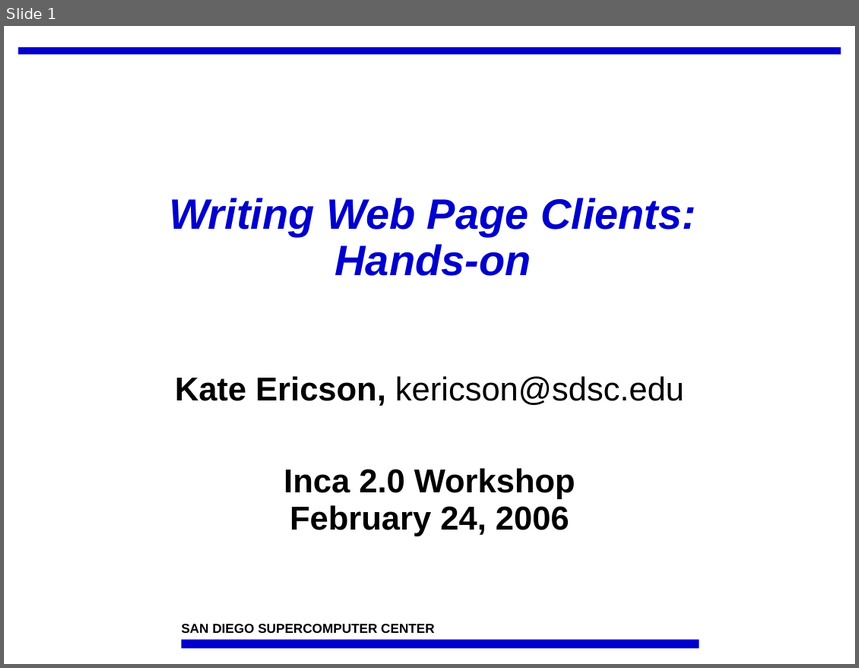
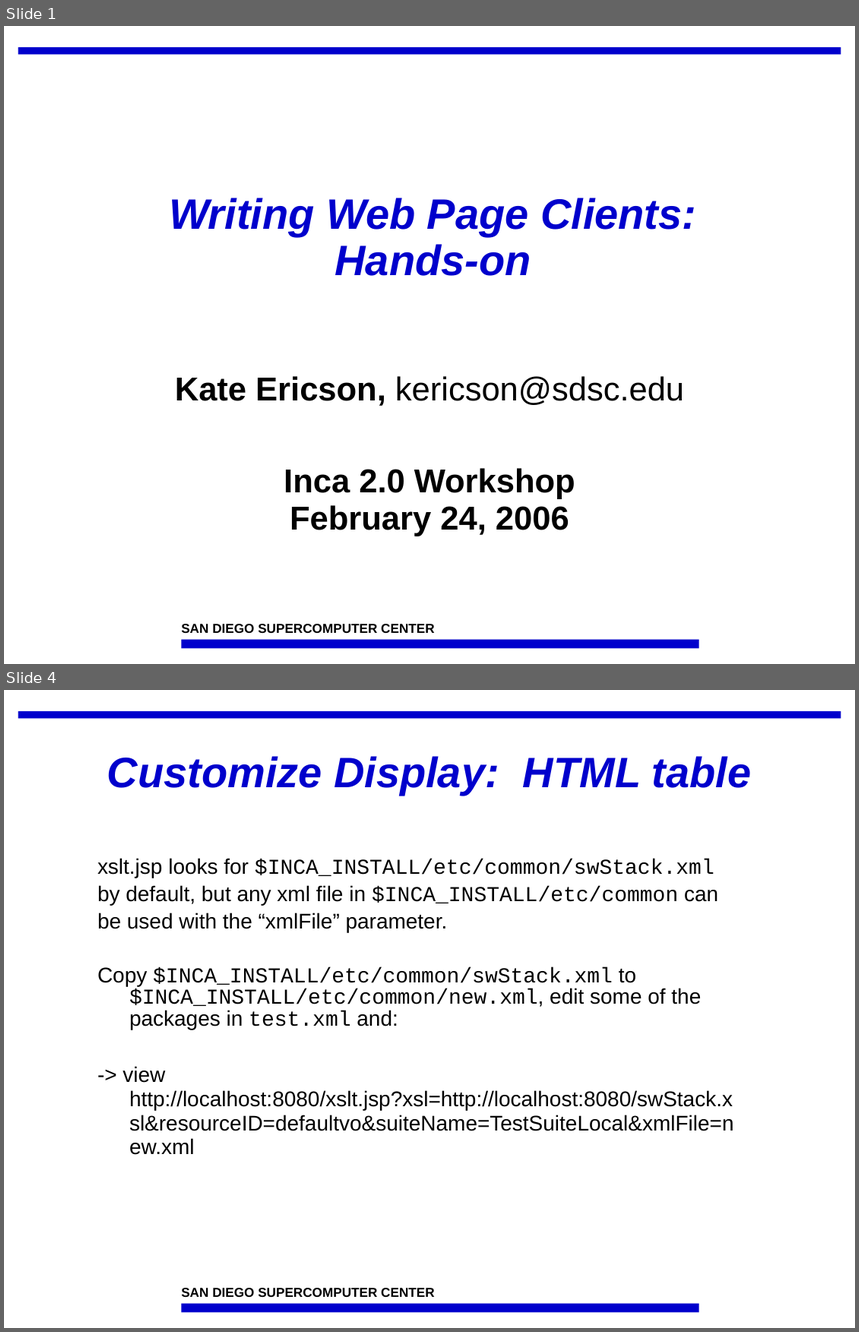
Before and after one commit to IncaProject/inca-xsede, a slide deck: talks/feb-06-workshop/dataConsumersHandsOn.ppt. Shown one above the other, each under a label of ours: slide 1 before the commit, slides 1 and 4 after it; the slides between them are not shown. The pictures are 859x668 and 859x1332 pixels, drawn with LibreOffice and Linux fonts; fonts in the diff are those of the drawing; background and template pictures are left out. Boxes give left, top, right and bottom in pixels: in the first picture for what was removed or moved away, otherwise in the second. Text is boxed around its words. In the diff, an @@ line names an element or a change of style, - is before the commit and + after.

```diff
--- a/talks/feb-06-workshop/dataConsumersHandsOn.ppt
+++ b/talks/feb-06-workshop/dataConsumersHandsOn.ppt
@@ slide 4 added at box(4, 690, 855, 1328), background #FFFFFF; not listed: 3 template elements that a slide beside it also shows @@
@@ title added at box(107, 756, 752, 795), 36 pt, text #0000CC, bold, italic @@
+Customize Display: HTML table
@@ text added at box(97, 858, 734, 1155), 18 pt, text #000000 @@
+xslt.jsp looks for $INCA_INSTALL/etc/common/swStack.xml
+by default, but any xml file in $INCA_INSTALL/etc/common can
+be used with the “xmlFile” parameter.
+Copy $INCA_INSTALL/etc/common/swStack.xml to $INCA_INSTALL/etc/common/new.xml, edit some of the packages in test.xml and:
+-> view http://localhost:8080/xslt.jsp?xsl=http://localhost:8080/swStack.xsl&resourceID=defaultvo&suiteName=TestSuiteLocal&xmlFile=new.xml
```
Also in this commit, not shown: 4 slides changed.
